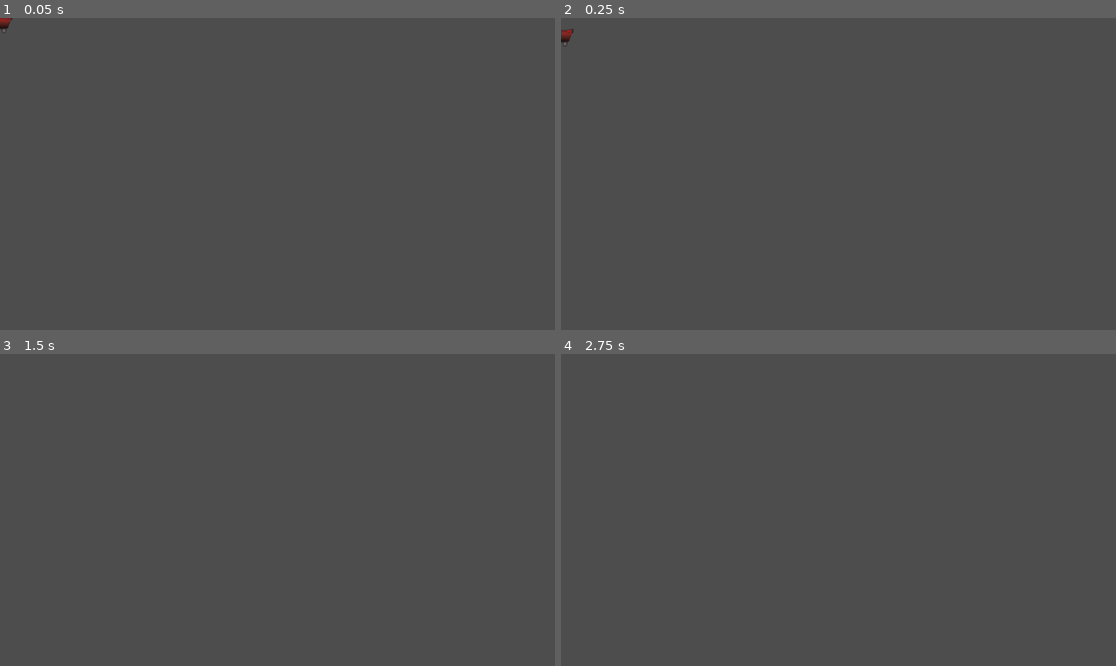
Above: before the commit, frames 1-4 (two rows, left to right).
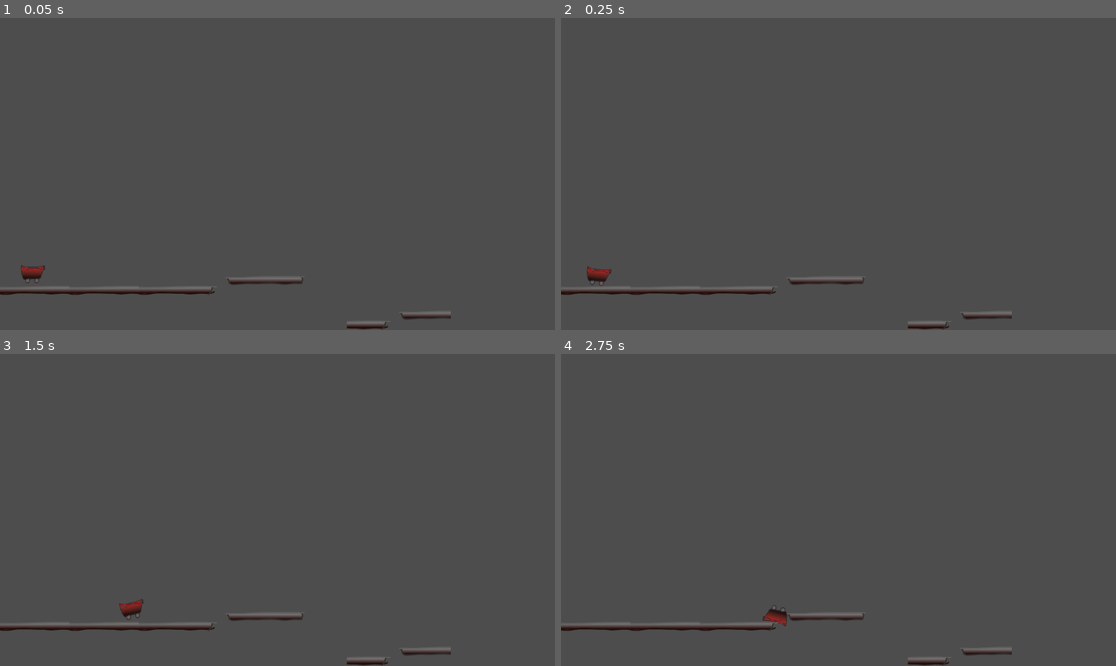
Above: after the commit, the same moments.

Repository: LazyBrush/jam149-ancient
Game: Godot game, scene res://scenes/main/main.tscn
The game is run twice, just before and just after one commit, with the same random seed, the same clock (stepped at 60 frames per second) and the same inputs. Before the commit the project starts from res://scenes/cart/cart.tscn.
Inputs:
- Up to frame 1 (0.05 s): no input
- Up to frame 2 (0.25 s): no input
- Up to frame 3 (1.5 s): no input
- Up to frame 4 (2.75 s): no input

The runs differ from the first frame. In frame 1, 1.2% of the frame differs, in the area x 0-82%, y 0-100%; in frame 2, 1.2%, in the area x 0-82%, y 3-100%; in frame 3, 1.1%; in frame 4, 1.1%.

Commit message:
main scene set

Diff:
--- a/project.godot
+++ b/project.godot
@@ -11,6 +11,6 @@
 [application]
 
 config/name="ancient"
-run/main_scene="res://scenes/cart/cart.tscn"
+run/main_scene="res://scenes/main/main.tscn"
 config/features=PackedStringArray("4.1", "Forward Plus")
 config/icon="res://icon.svg"
